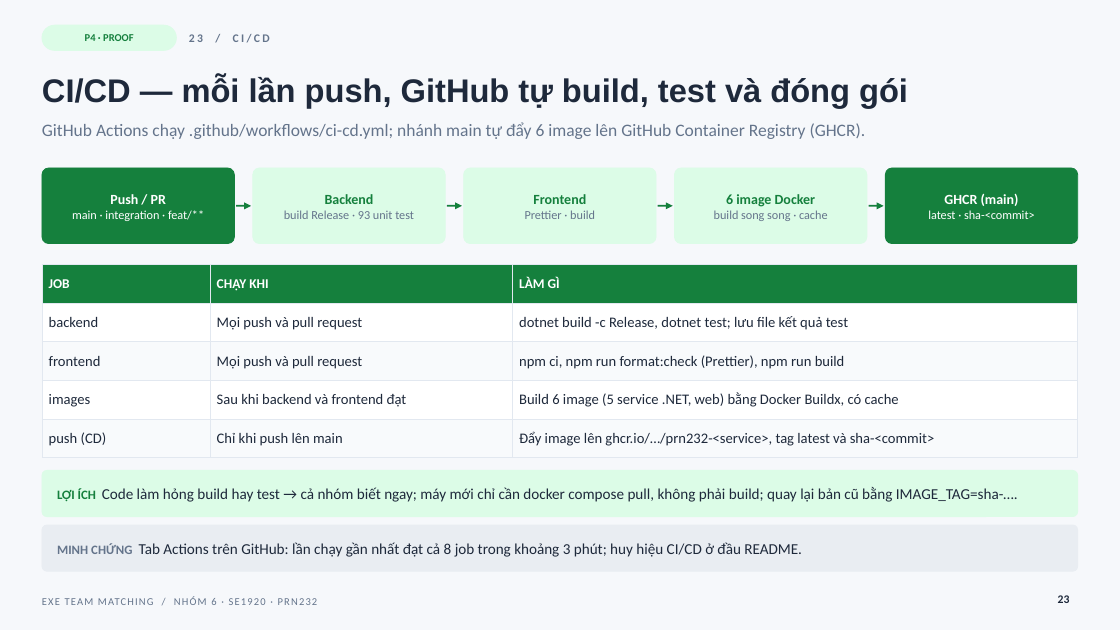
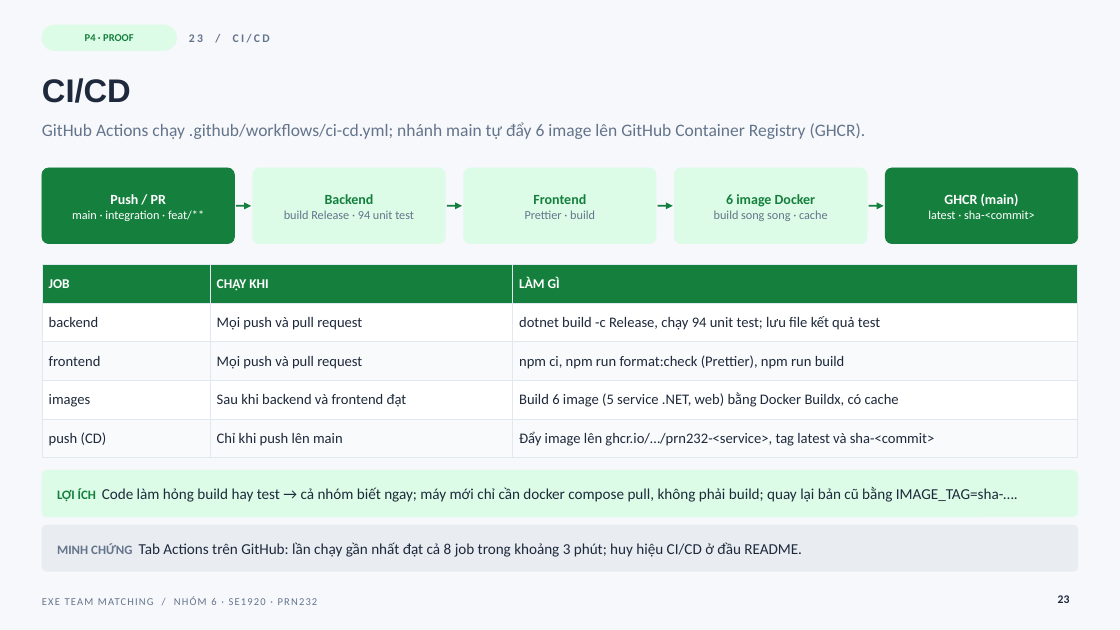
Before and after one commit to co-duong-hao/PRN232_Final, a slide deck: slide 23 of docs/slides/EXE_Team_Matching_Nhom6.pptx. Drawn at 1120x630 pixels with LibreOffice and Linux fonts; fonts in the diff are those of the drawing. Boxes give left, top, right and bottom in pixels: in the first picture for what was removed or moved away, otherwise in the second. Text is boxed around its words. In the diff, an @@ line names an element or a change of style, - is before the commit and + after.

```diff
--- a/docs/slides/EXE_Team_Matching_Nhom6.pptx
+++ b/docs/slides/EXE_Team_Matching_Nhom6.pptx
@@ title at <box>42,78,131,103</box>: text changed @@
-CI/CD — mỗi lần push, GitHub tự build, test và đóng gói
+CI/CD
@@ text at <box>284,210,414,219</box>: text changed @@
-build Release · 93 unit test
+build Release · 94 unit test
@@ table at <box>42,265,1078,450</box> @@
-row 2, column 3: dotnet build -c Release, dotnet test; lưu file kết quả test
+row 2, column 3: dotnet build -c Release, chạy 94 unit test; lưu file kết quả test
```
Also in this commit, not shown: 27 other slides changed, 2 other files.
